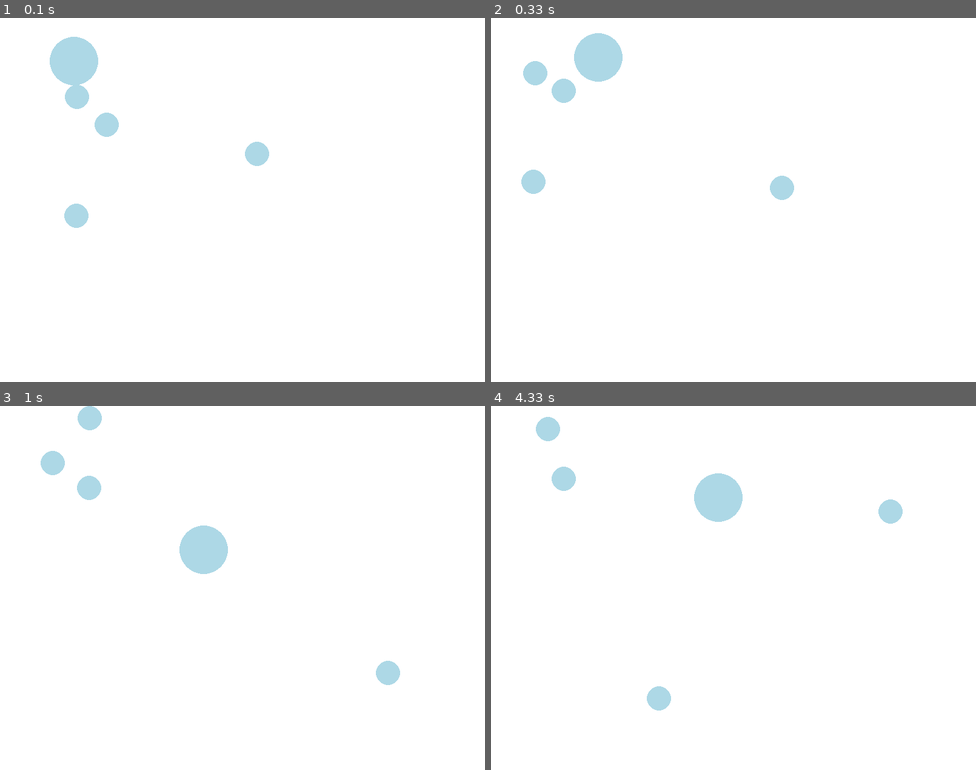
Above: before the commit, frames 1-4 (two rows, left to right).
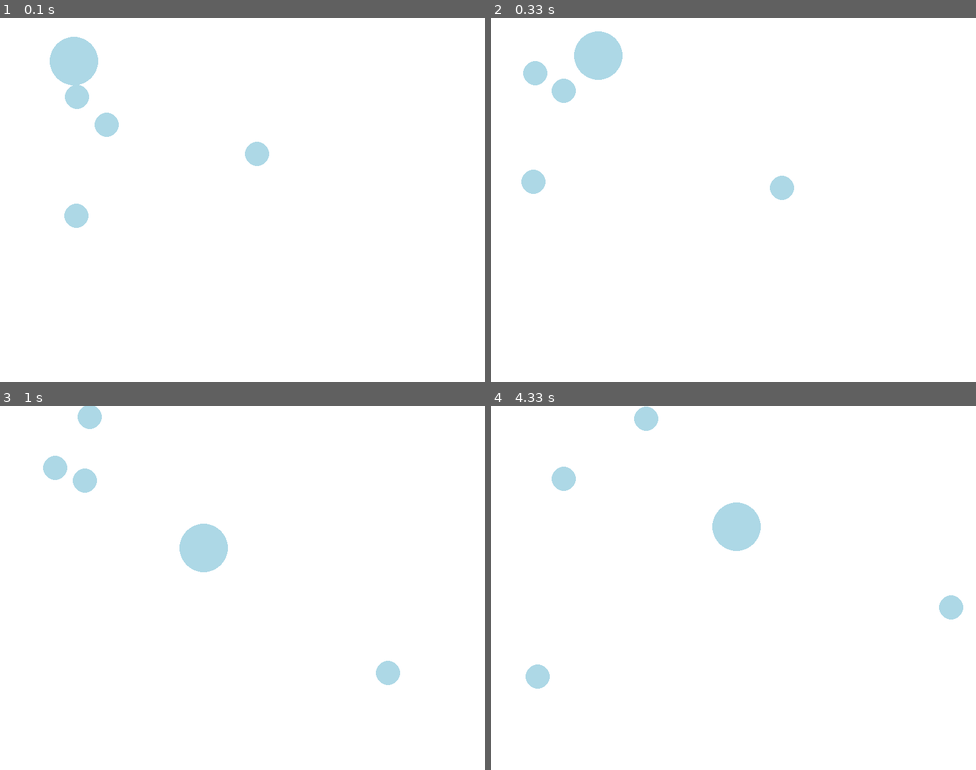
Above: after the commit, the same moments.

Repository: kitlevy/kant-simulation-project
Game: pygame game, started from interacting_balls.py
The game is run twice, just before and just after one commit, with the same random seed, the same clock (stepped at 60 frames per second) and the same inputs.
Inputs:
- Up to frame 1 (0.1 s): no input
- Up to frame 2 (0.33 s): no input
- Up to frame 3 (1 s): no input
- Up to frame 4 (4.33 s): no input

Frame 1 is identical in both runs. In frame 2, 0.1% of the frame differs, in the area x 17-28%, y 3-18%; in frame 3, 0.5%; in frame 4, 3.2%, in the area x 7-98%, y 0-84%.

Commit message:
Revert "fixed wall collisions"
This reverts commit d7cbb3410172954261fef55c752545b88092eaf7.

restoring collisions

Diff:
--- a/interacting_balls.py
+++ b/interacting_balls.py
@@ -19,17 +19,9 @@
 
     def checkcollisions(self,balls):
         #wall collisions
-        if self.x-self.rad<=0:
-            self.x=self.rad
+        if self.x-self.rad<=0 or self.x+self.rad>=width:
             self.dx=-self.dx
-        if self.x+self.rad>=width:
-            self.x=width-self.rad
-            self.dx=-self.dx
-        if self.y-self.rad<=0:
-            self.y=self.rad
-            self.dy=-self.dy
-        if self.y+self.rad>=height:
-            self.y=height-self.rad
+        if self.y-self.rad<=0 or self.y+self.rad>=height:
             self.dy=-self.dy
 
         #ball-to-ball collisions
Not shown, removed: .interacting_balls.py.swp
